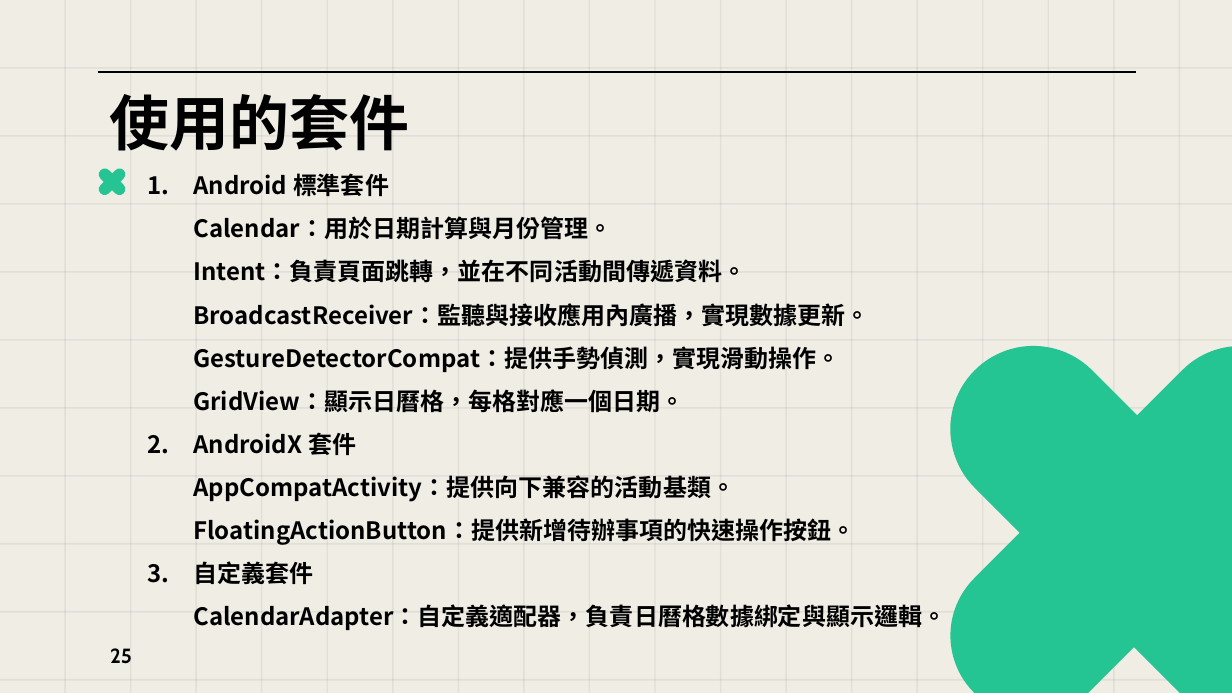
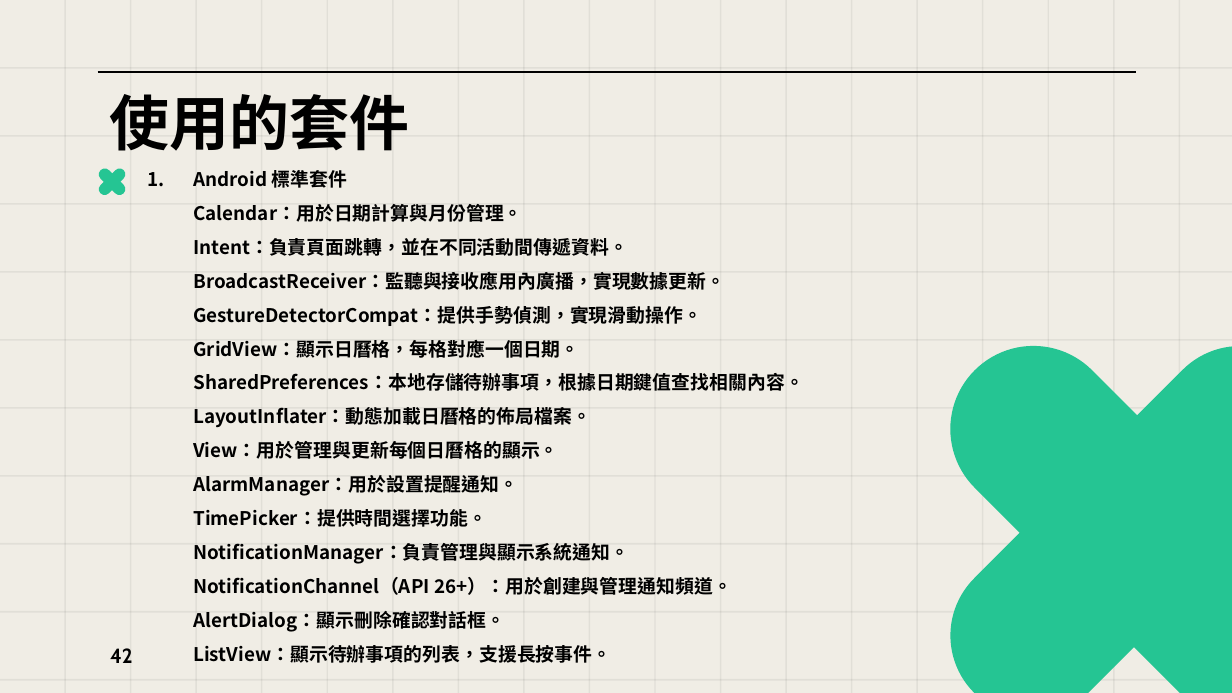
Before and after one commit to bhrtgbrt/Finalproject, a slide deck: slide 42 of 第七組_期末專題報告_日曆.pptx (slide 25 before the commit). Drawn at 1232x693 pixels with LibreOffice and Linux fonts; fonts in the diff are those of the drawing. Boxes give left, top, right and bottom in pixels: in the first picture for what was removed or moved away, otherwise in the second. Text is boxed around its words. In the diff, an @@ line names an element or a change of style, - is before the commit and + after.

```diff
--- a/第七組_期末專題報告_日曆.pptx
+++ b/第七組_期末專題報告_日曆.pptx
@@ text at [193, 170, 804, 663]: text changed; size 14 to 11 pt @@
-1. Android 標準套件
-   Calendar：用於日期計算與月份管理。
-   Intent：負責頁面跳轉，並在不同活動間傳遞資料。
-   BroadcastReceiver：監聽與接收應用內廣播，實現數據更新。
-   GestureDetectorCompat：提供手勢偵測，實現滑動操作。
-   GridView：顯示日曆格，每格對應一個日期。
-2. AndroidX 套件
-   AppCompatActivity：提供向下兼容的活動基類。
-   FloatingActionButton：提供新增待辦事項的快速操作按鈕。
-3. 自定義套件
-   CalendarAdapter：自定義適配器，負責日曆格數據綁定與顯示邏輯。
+1. Android 標準套件
+   Calendar：用於日期計算與月份管理。
+   Intent：負責頁面跳轉，並在不同活動間傳遞資料。
+   BroadcastReceiver：監聽與接收應用內廣播，實現數據更新。
+   GestureDetectorCompat：提供手勢偵測，實現滑動操作。
+   GridView：顯示日曆格，每格對應一個日期。
+   SharedPreferences：本地存儲待辦事項，根據日期鍵值查找相關內容。
+   LayoutInflater：動態加載日曆格的佈局檔案。
+   View：用於管理與更新每個日曆格的顯示。
+   AlarmManager：用於設置提醒通知。
+   TimePicker：提供時間選擇功能。
+   NotificationManager：負責管理與顯示系統通知。
+   NotificationChannel（API 26+）：用於創建與管理通知頻道。
+   AlertDialog：顯示刪除確認對話框。
+   ListView：顯示待辦事項的列表，支援長按事件。
@@ page number at [110, 648, 133, 663]: text changed @@
-25
+42
```
Also in this commit, not shown: 2 other slides changed, 2 slides added, 5 slides removed, 6 other files.
